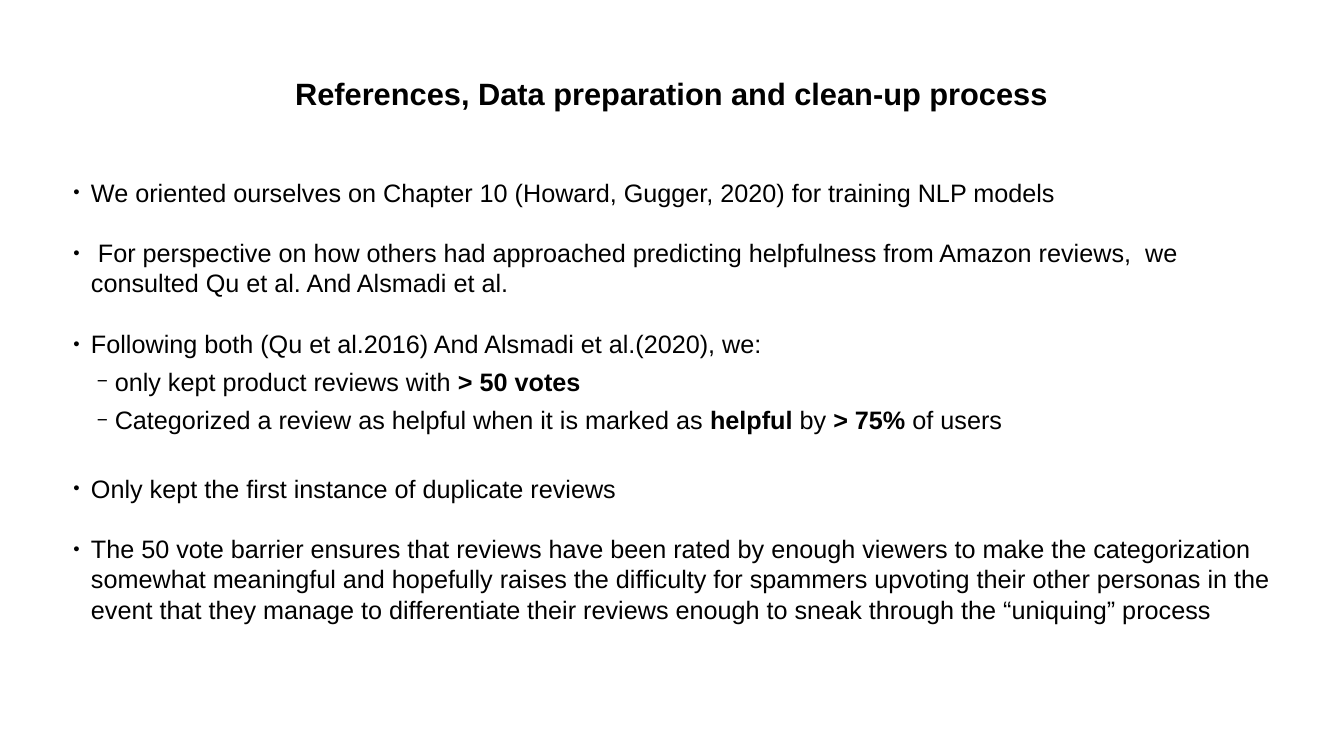
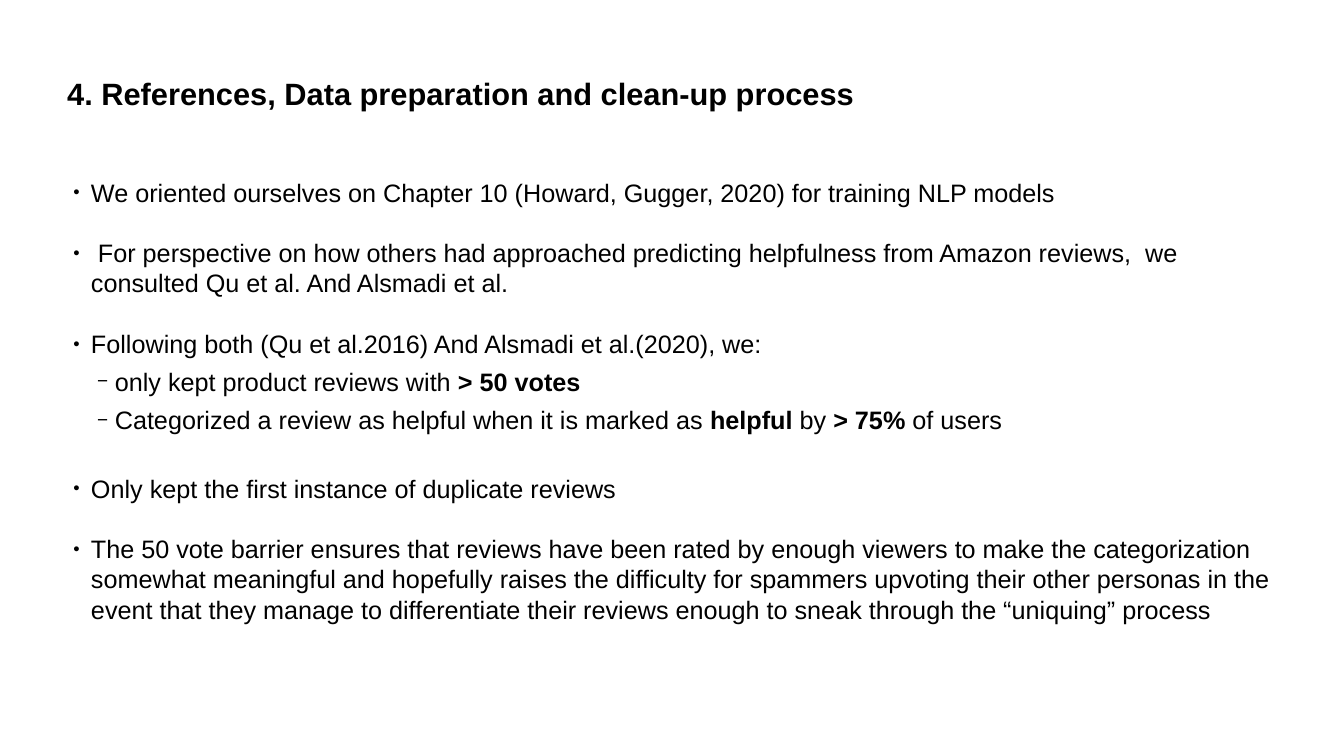
Before and after one commit to postprandial/fastai-amazonreview, a slide deck: slide 6 of Amazon_Review_Helpfulness_NLP-1-ONLINE.pptx. Drawn at 1344x756 pixels with LibreOffice and Linux fonts; fonts in the diff are those of the drawing. Boxes give left, top, right and bottom in pixels: in the first picture for what was removed or moved away, otherwise in the second. Text is boxed around its words. In the diff, an @@ line names an element or a change of style, - is before the commit and + after.

```diff
--- a/Amazon_Review_Helpfulness_NLP-1-ONLINE.pptx
+++ b/Amazon_Review_Helpfulness_NLP-1-ONLINE.pptx
@@ text at <box>67,82,854,111</box>: text changed @@
-References, Data preparation and clean-up process
+4. References, Data preparation and clean-up process
```
Also in this commit, not shown: 12 other slides changed, 3 other files.
